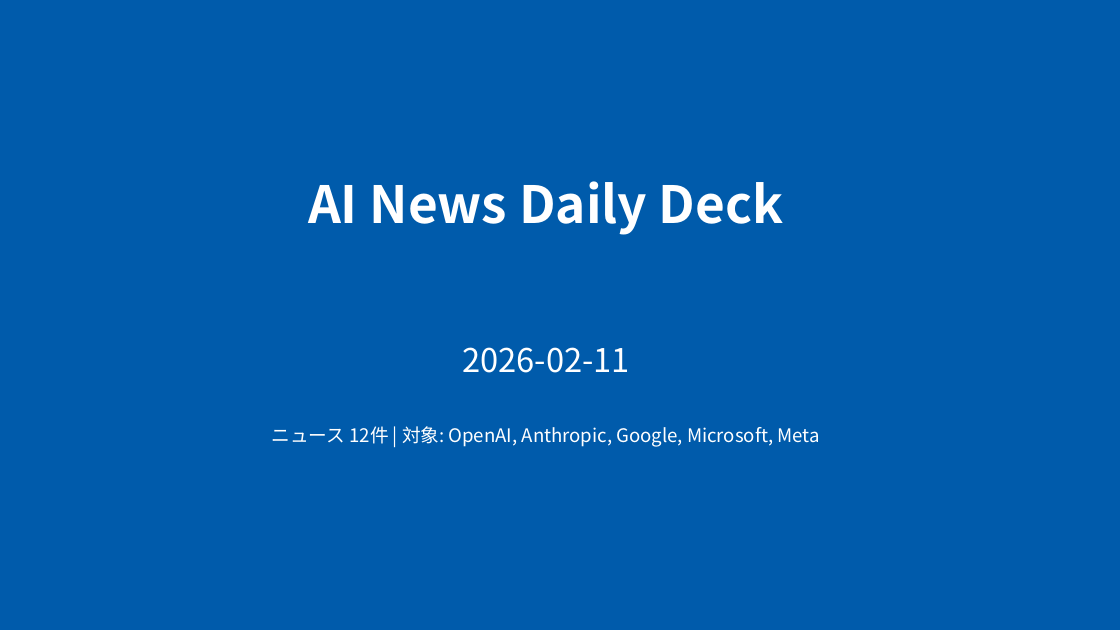
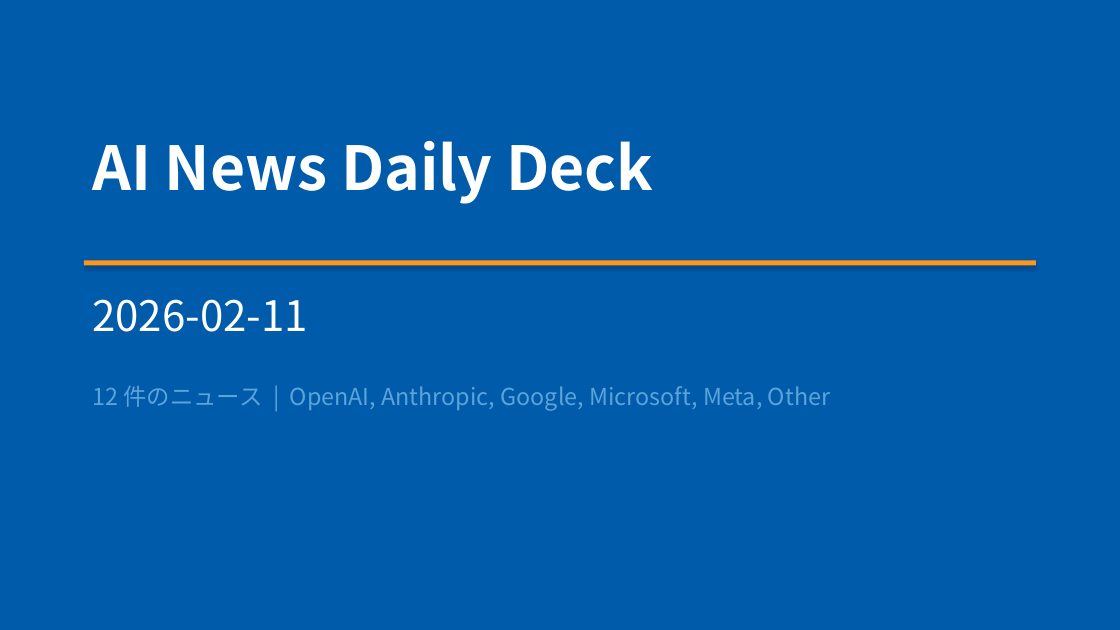
Before and after one commit to chel2311/ai-news-deck-reports, a slide deck: slide 1 of 2026-02-11/report.pptx. Drawn at 1120x630 pixels with LibreOffice and Linux fonts; fonts in the diff are those of the drawing. Boxes give left, top, right and bottom in pixels: in the first picture for what was removed or moved away, otherwise in the second. Text is boxed around its words. In the diff, an @@ line names an element or a change of style, - is before the commit and + after.

```diff
--- a/2026-02-11/report.pptx
+++ b/2026-02-11/report.pptx
@@ text "AI News Daily Deck": place and size @@
-text "AI News Daily Deck" at bbox=[308, 181, 784, 235]
+text "AI News Daily Deck" at bbox=[92, 141, 653, 204]
@@ text "AI News Daily Deck" at bbox=[92, 141, 653, 204]: size 44 to 52 pt; alignment centre to left @@
@@ rectangle added at bbox=[84, 260, 1036, 266], fill #FF961C @@
@@ text "2026-02-11": place and size @@
-text "2026-02-11" at bbox=[462, 347, 630, 373]
+text "2026-02-11" at bbox=[92, 299, 308, 332]
@@ text "2026-02-11" at bbox=[92, 299, 308, 332]: size 28 to 36 pt; alignment centre to left @@
@@ text at bbox=[92, 386, 830, 411]: text changed; size 16 to 20 pt; text colour #FFFFFF to #5BA4D9 @@
-ニュース 12件 | 対象: OpenAI, Anthropic, Google, Microsoft, Meta
+12 件のニュース | OpenAI, Anthropic, Google, Microsoft, Meta, Other
```
Also in this commit, not shown: 9 other slides changed, 6 slides added, 1 slide removed, 7 other files.
